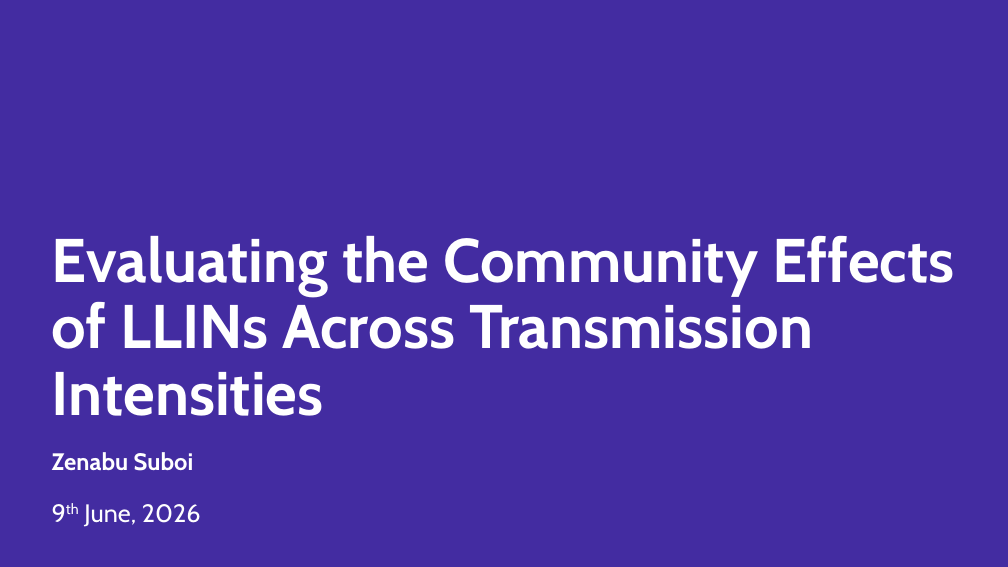
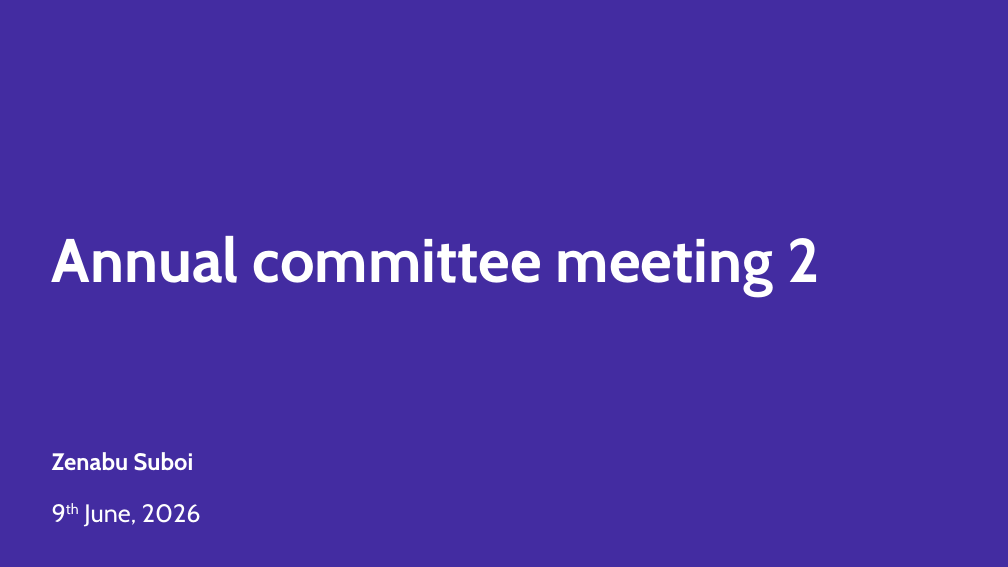
Before and after one commit to zenabusuboi/MySWISS-TPH, a slide deck: slide 1 of ZenabuPhD/COMMUNITY PROTECTION/PRESENTATIONS/CommProt_Presentation4_AnnualCommitteeMeeting2_2026.pptx. Drawn at 1008x567 pixels with LibreOffice and Linux fonts; fonts in the diff are those of the drawing; background and template pictures are left out. Boxes give left, top, right and bottom in pixels: in the first picture for what was removed or moved away, otherwise in the second. Text is boxed around its words. In the diff, an @@ line names an element or a change of style, - is before the commit and + after.

```diff
--- a/ZenabuPhD/COMMUNITY PROTECTION/PRESENTATIONS/CommProt_Presentation4_AnnualCommitteeMeeting2_2026.pptx
+++ b/ZenabuPhD/COMMUNITY PROTECTION/PRESENTATIONS/CommProt_Presentation4_AnnualCommitteeMeeting2_2026.pptx
@@ title at box(52, 236, 820, 296): text changed @@
-Evaluating the Community Effects of LLINs Across Transmission Intensities
+Annual committee meeting 2
```
Also in this commit, not shown: 12 other slides changed, 2 slides added, 2 slides removed, 46 other files.
